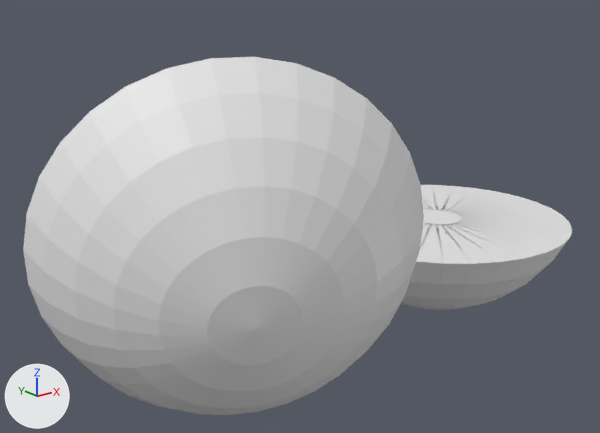
An edit to the Blender file 01-Models/mg-Orange(aufgeschnitten).blend, drawn before and after from the same camera.
One viewpoint serves both versions: a camera (50 mm lens) standing at (-6.23, -5.52, 3.92) and looking at (-1.93, -0.16, 1.77). The lights are fixed; the arrows at lower left show +X, +Y and +Z.

The scene before the commit, as lines of its bpy script (objects in view):
```python
me_sphere_001 = bpy.data.meshes.new('Sphere.001')
me_sphere_001.from_pydata(...)  # 226 vertices, 224 faces; spans x -0.92..0.92, y -0.92..0.92, z -1.0..1.0
me_sphere_002 = bpy.data.meshes.new('Sphere.002')
me_sphere_002.from_pydata(...)  # 226 vertices, 224 faces; spans x -0.92..0.92, y -0.92..0.92, z -1.0..1.0
ob_sphere = bpy.data.objects.new('Sphere', me_sphere_001)
ob_sphere.location = (0.0, 0.0, 1.89)
ob_sphere.scale = (1.44, 1.44, 1.44)
ob_sphere_001 = bpy.data.objects.new('Sphere.001', me_sphere_002)
ob_sphere_001.location = (-3.064, -0.668, 2.165)
ob_sphere_001.rotation_euler = (1.302, 0.681, -3.766)  # degrees (75, 39, -216)
ob_sphere_001.scale = (1.44, 1.44, 1.44)
```
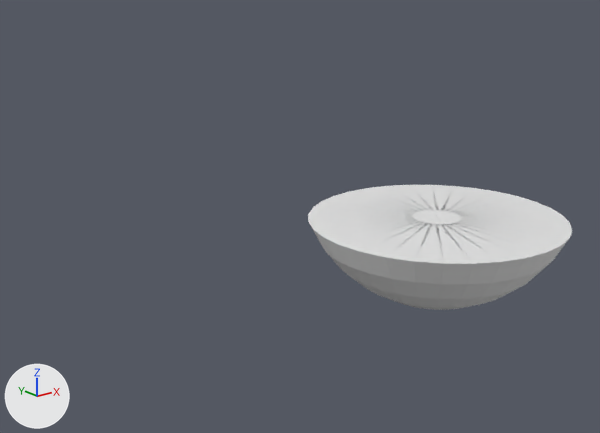
The newer file is also turned or shifted as a whole; pictures and numbers use the older file's frame.

Changed parts and their boxes [x1, y1, x2, y2] in the pictures (600 x 433 px):
'Sphere.001', deleted
    before: [23, 57, 424, 415]

Patch to the scene script:
```diff
--- a/01-Models/mg-Orange(aufgeschnitten).blend.py
+++ b/01-Models/mg-Orange(aufgeschnitten).blend.py
@@ ob_sphere_001 @@
-ob_sphere_001 = bpy.data.objects.new('Sphere.001', me_sphere_002)
-ob_sphere_001.location = (-3.064, -0.668, 2.165)
-ob_sphere_001.rotation_euler = (1.302, 0.681, -3.766)  # degrees (75, 39, -216)
-ob_sphere_001.scale = (1.44, 1.44, 1.44)
```
